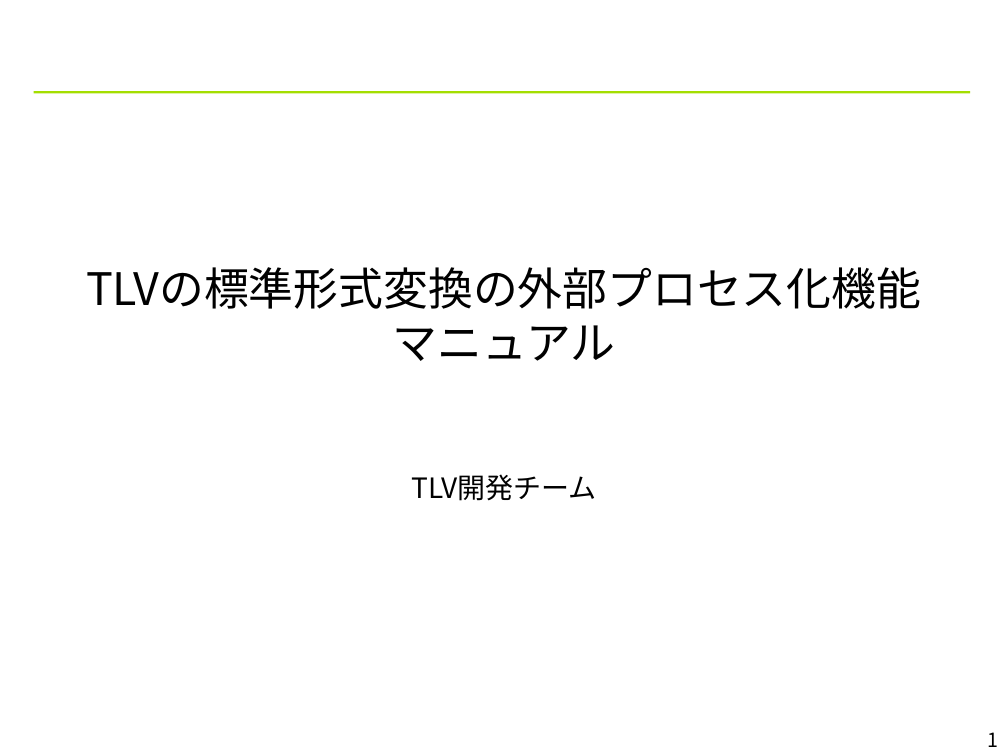
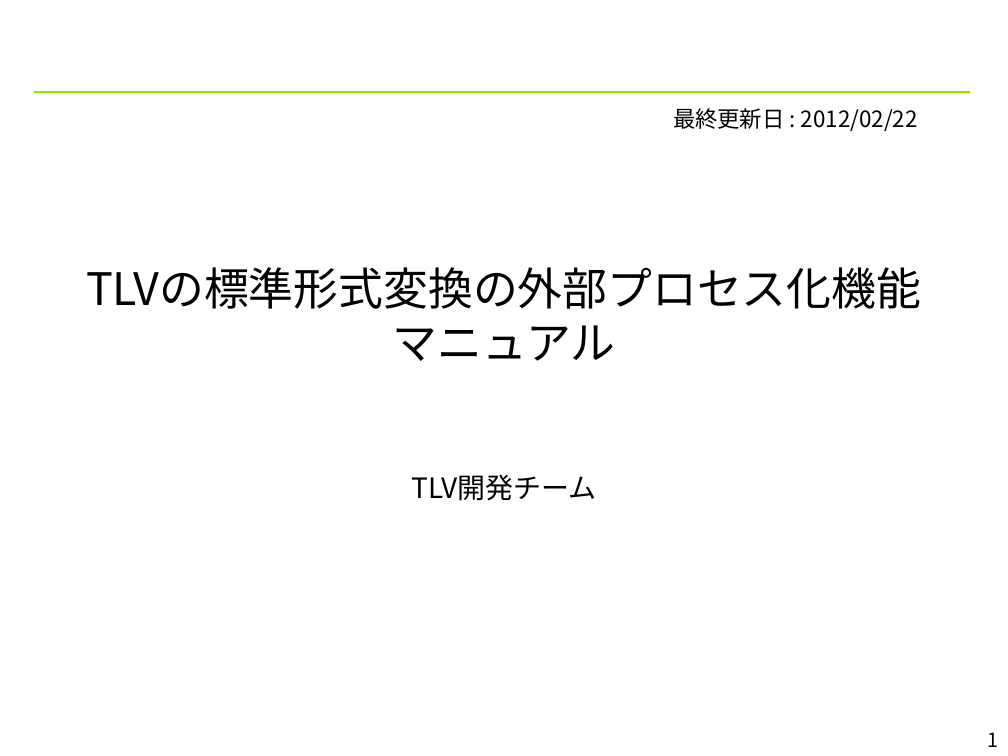
Before and after one commit to YixiaoLi/tlv4mc, a slide deck: slide 1 of doc/converter_manual.ppt. Drawn at 1008x756 pixels with LibreOffice and Linux fonts; fonts in the diff are those of the drawing; background and template pictures are left out. Boxes give left, top, right and bottom in pixels: in the first picture for what was removed or moved away, otherwise in the second. Text is boxed around its words. In the diff, an @@ line names an element or a change of style, - is before the commit and + after.

```diff
--- a/doc/converter_manual.ppt
+++ b/doc/converter_manual.ppt
@@ text added at [673,108,918,131], 16 pt, text #000000 @@
+最終更新日 : 2012/02/22
```
Also in this commit, not shown: 2 other slides changed, 1 slide removed.
